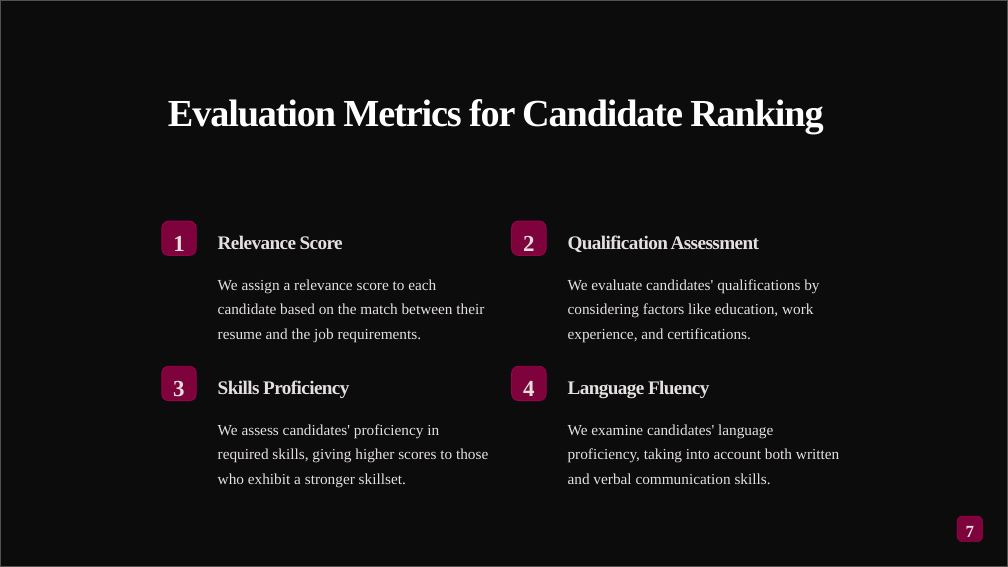
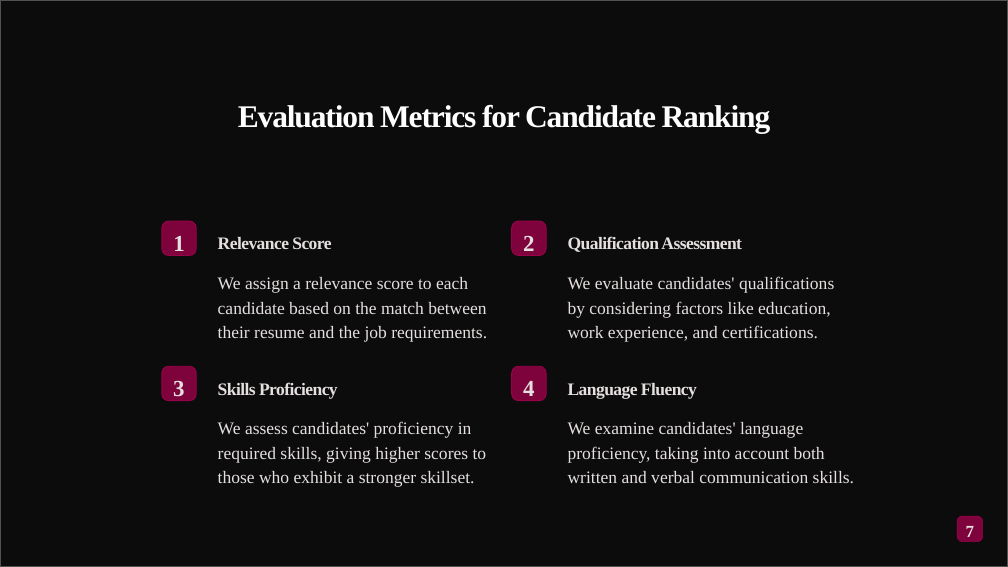
Before and after one commit to Madhav0411/MajorProject, a slide deck: slide 7 of Final Documents/Batch - 4 Week - 1 Review.pptx. Drawn at 1008x567 pixels with LibreOffice and Linux fonts; fonts in the diff are those of the drawing; background and template pictures are left out; a plain dark background stands for a picture behind light text. Boxes give left, top, right and bottom in pixels: in the first picture for what was removed or moved away, otherwise in the second. Text is boxed around its words. In the diff, an @@ line names an element or a change of style, - is before the commit and + after.

```diff
--- a/Final Documents/Batch - 4 Week - 1 Review.pptx
+++ b/Final Documents/Batch - 4 Week - 1 Review.pptx
@@ text "Evaluation Metrics for Candidate Ranking" at [238, 105, 771, 133]: size 43.8 to 36 pt; alignment left to centre @@
@@ size 21.9 to 20 pt in 4 elements at [218, 237, 331, 249], [568, 236, 742, 252], [218, 382, 338, 398], [568, 383, 697, 398] @@
@@ size 17.5 to 20 pt in 4 elements at [218, 277, 487, 342], [568, 276, 834, 342], [218, 421, 487, 487], [568, 422, 854, 483] @@
```
Also in this commit, not shown: 8 other slides changed.
